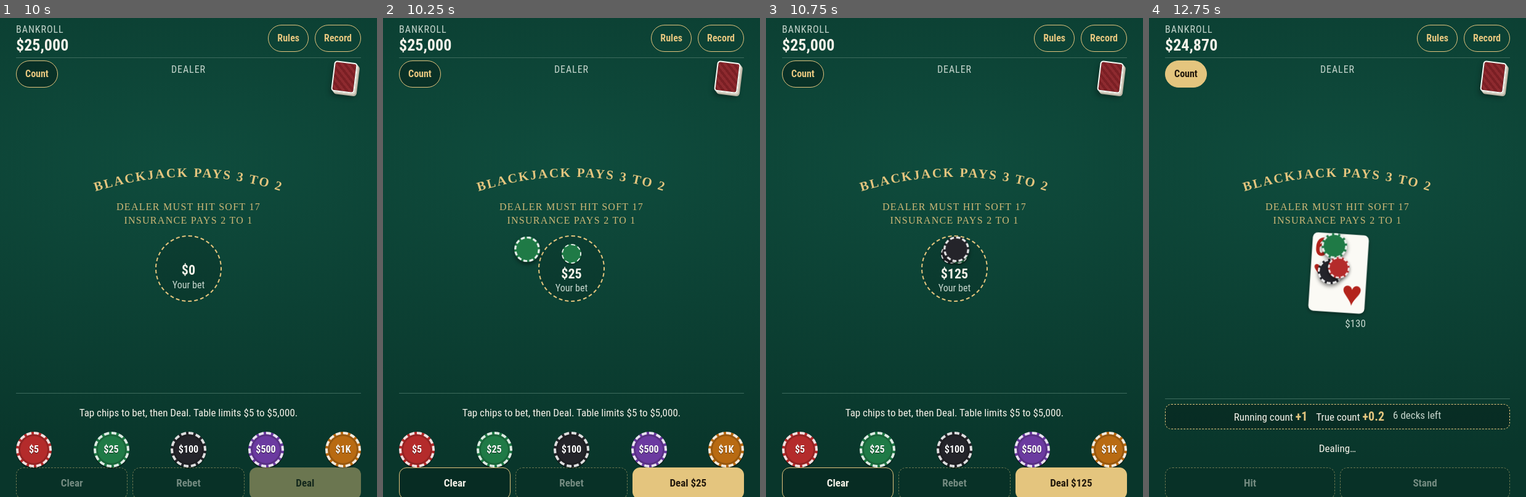
Above: before the commit, frames 1-4 (left to right).
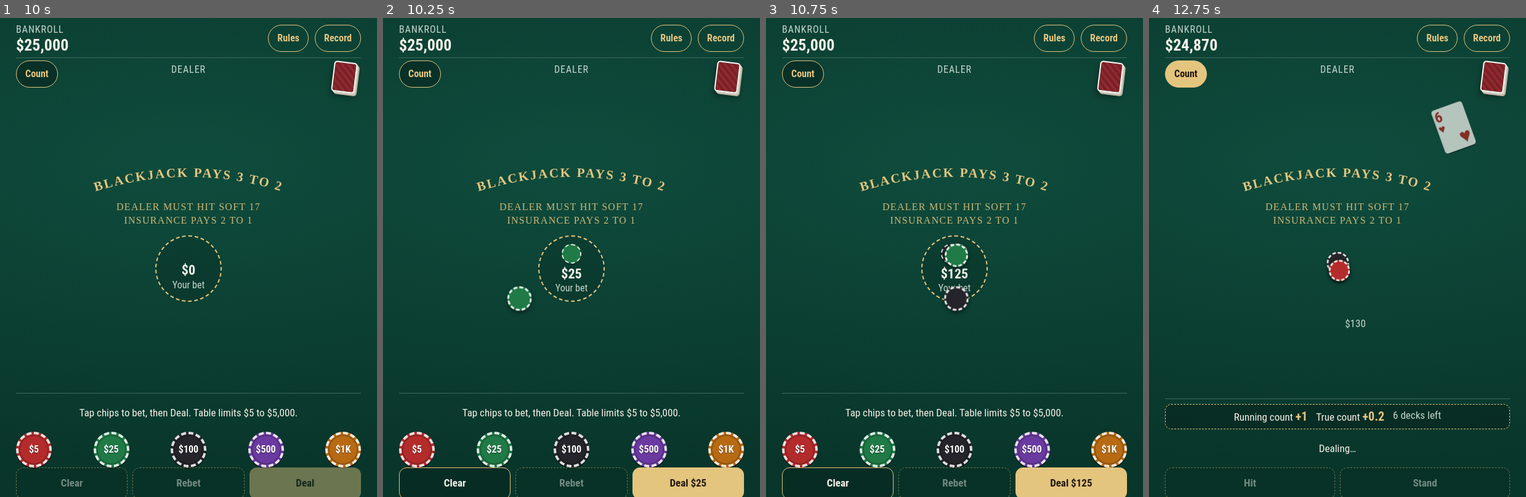
Above: after the commit, the same moments.

Repository: ahnnyc/Blackjack-
Game: browser game, page index.html
The game is run twice, just before and just after one commit, with the same random seed, the same clock (stepped at 60 frames per second) and the same inputs.
Inputs (mouse positions are in pixels of both pictures, inside the frame that each line leads up to):
- Up to frame 1 (10 s): move the mouse to (188, 185) at 1.07 s; click "$10,000" at 1.17 s; click (188, 319) at 1.67 s; move the mouse to (143, 176) at 2.07 s; click "$1,000" at 2.17 s; click (192, 391) at 2.67 s; type "9" at 2.67 s; tap Enter at 2.7, 3.7, 7.7, 8.2 s; move the mouse to (233, 176) at 3.07 s; click "$100" at 3.17 s; click (192, 391) at 3.67 s; type "3" at 3.67 s; move the mouse to (222, 185) at 4.07 s; click (188, 391) at 4.17 s; click "$500" at 4.67 s; move the mouse to (128, 190) at 5.07 s; click "$25,000" at 5.17 s; click "$10,000" at 5.67 s; move the mouse to (188, 171) at 6.07 s; click "$5,000" at 6.17 s; click "$25,000" at 6.67 s; move the mouse to (260, 180) at 7.07 s; click "$25,000" at 7.17 s; click (192, 391) at 7.67 s; type "9" at 7.67 s; move the mouse to (116, 180) at 8.07 s; click (192, 391) at 8.17 s; type "6" at 8.17 s; click (188, 348) at 8.67 s; move the mouse to (165, 195) at 9.07 s; click "$25,000" at 9.17 s; click "Sit down with $25,000" at 9.67 s
- Up to frame 2 (10.25 s): move the mouse to (594, 166) at 10.07 s; click "$25" at 10.17 s
- Up to frame 3 (10.75 s): click "$100" at 10.67 s
- Up to frame 4 (12.75 s): move the mouse to (1337, 185) at 11.07 s; click "$5" at 11.17 s; click "Count" at 11.67 s; click "Deal $130" at 11.77 s; move the mouse to (1292, 176) at 12.07 s; click "Record" at 12.17 s; click "Done" at 12.67 s

Frame 1 is identical in both runs. In frame 2, 0.6% of the frame differs, in the area x 32-42%, y 45-62%; in frame 3, 0.6%; in frame 4, 3.2%, in the area x 42-87%, y 17-62%.

Commit message:
Run the card and chip animations even with Reduce Motion on
A new Animations switch under Rules (on by default) decides, instead of the
phone's Reduce Motion setting. Movements are also a little slower.

Co-Authored-By: Claude Opus 5.5 <noreply@anthropic.com>
Claude-Session: https://claude.ai/code/session_01Ni3H8S74X4EXKLd9nbNY4b

Diff:
--- a/index.html
+++ b/index.html
@@ -185,7 +185,8 @@
 .amt-in input{flex:1;min-width:0;background:none;border:0;color:var(--text);font:inherit;font-size:24px;font-weight:700;outline:none}
 .err{color:var(--bad);font-size:16px;margin:0}
 .empty{color:var(--muted);font-size:16px;padding:10px 0}
-@media (prefers-reduced-motion: reduce){.card.flip{animation:none}.sw .trk::after{transition:none}}
+body.still .card.flip{animation:none}
+@media (prefers-reduced-motion: reduce){.sw .trk::after{transition:none}}
 </style>
 </head>
 <body>
@@ -294,7 +295,7 @@
 const LIMITS = [100, 500, 1000, 5000, 10000, 0];
 const DEFAULT_RULES = { h17:true, bj32:true, peek:true, insurance:true, evenMoney:true, doubleAny:true, das:true,
   resplit:true, resplitAces:false, hitSplitAces:false, splitTens:true, lateSurrender:true, earlySurrender:false,
-  charlie:false, push22:false, csm:false, totals:false };
+  charlie:false, push22:false, csm:false, totals:false, motion:true };
 const RULES = [
   { g:'Dealer', k:'h17', label:'Dealer hits soft 17', desc:'Off: the dealer stands on every 17.' },
   { g:'Dealer', k:'peek', label:'Dealer checks for blackjack', desc:'Off: no peek. If the dealer has blackjack, you lose doubles and splits too.' },
@@ -312,6 +313,7 @@
   { g:'Surrender', k:'lateSurrender', label:'Late surrender', desc:'Give up half your bet after the dealer checks for blackjack.' },
   { g:'Surrender', k:'earlySurrender', label:'Early surrender', desc:'Give up half before the dealer checks, even against a blackjack.' },
   { g:'Shoe', k:'csm', label:'Shuffle after every hand', desc:'Like a continuous shuffling machine.' },
+  { g:'Display', k:'motion', label:'Animations', desc:'Cards fly from the shoe and flip, and chips move on and off the table. Works even with the iPhone’s Reduce Motion turned on.' },
   { g:'Display', k:'totals', label:'Show hand totals', desc:'Off: count the cards yourself, as at a real table. Blackjack and Bust still show.' },
 ];
 const SUITS = ['♠','♥','♦','♣'];
@@ -319,8 +321,8 @@
 const RES_WORD = { win:'Win', lose:'Lose', bust:'Bust', push:'Push', bj:'Blackjack', sur:'Surrendered', charlie:'Five-card Charlie', em:'Even money' };
 const LS_STATE = 'bj.state.v1', LS_HIST = 'bj.history.v1';
 const CHUNK = 200;
-const reduced = matchMedia('(prefers-reduced-motion: reduce)').matches;
-const D = reduced ? 140 : 420;
+let reduced = false, D = 480;   // set from the Animations switch on every draw
+function applyMotion(){ reduced = !rules().motion; D = reduced ? 140 : 480; document.body.classList.toggle('still', reduced); }
 
 /* ---------- state ---------- */
 let S = freshState(1000);
@@ -670,7 +672,7 @@
       { transform: `translate(${from.x - to.x}px, ${from.y - to.y}px) rotate(-28deg) scale(.45)`, opacity: .6 },
       { transform: 'rotate(4deg) scale(1.04)', opacity: 1, offset: .82 },
       { transform: 'none', opacity: 1 }
-    ], { duration: 440, easing: 'cubic-bezier(.2,.7,.25,1)' });
+    ], { duration: 560, easing: 'cubic-bezier(.2,.7,.25,1)' });
   });
 }
 function flyChips(fromX, toX, amount, opts = {}){
@@ -683,7 +685,7 @@
       { transform: `translate(${a.x}px, ${a.y}px) scale(.9)`, opacity: 1 },
       { transform: `translate(${(a.x + b.x) / 2}px, ${Math.min(a.y, b.y) - lift}px) scale(1.15)`, opacity: 1, offset: .5 },
       { transform: `translate(${b.x}px, ${b.y - k * 3}px) scale(1)`, opacity: opts.fade ? 0 : 1 }
-    ], { duration: 460, delay: (opts.delay || 0) + k * 70, easing: 'cubic-bezier(.3,.6,.3,1)', fill: 'both' });
+    ], { duration: 600, delay: (opts.delay || 0) + k * 90, easing: 'cubic-bezier(.3,.6,.3,1)', fill: 'both' });
     anim.onfinish = () => { c.remove(); res(); };
     anim.oncancel = () => { c.remove(); res(); };
   })));
@@ -692,7 +694,7 @@
   const el = $('bankAmt');
   if (reduced || from === to){ el.textContent = money(to); return Promise.resolve(); }
   return new Promise(res => {
-    const t0 = performance.now(), dur = 650;
+    const t0 = performance.now(), dur = 900;
     const step = t => {
       const k = Math.min(1, (t - t0) / dur), e = 1 - Math.pow(1 - k, 3);
       el.textContent = money(cents(from + (to - from) * e));
@@ -768,6 +770,7 @@
   return st;
 }
 function render(){
+  applyMotion();
   if (S.round && !R) R = S.round;
   $('bankAmt').textContent = money(R && R.countFrom != null ? R.countFrom : S.bankroll);
   renderPrint();
--- a/sw.js
+++ b/sw.js
@@ -1,6 +1,6 @@
 // Keeps the game on the phone so it opens with no internet connection.
 // Change VERSION whenever index.html changes, so phones pick up the new copy.
-const VERSION = 'bj-2026-11-24.4';
+const VERSION = 'bj-2026-11-24.5';
 const CORE = ['./', 'index.html', 'manifest.webmanifest', 'icon-180.png', 'icon-192.png', 'icon-512.png'];
 
 self.addEventListener('install', e => {
--- a/tools/game.html
+++ b/tools/game.html
@@ -170,7 +170,8 @@
 .amt-in input{flex:1;min-width:0;background:none;border:0;color:var(--text);font:inherit;font-size:24px;font-weight:700;outline:none}
 .err{color:var(--bad);font-size:16px;margin:0}
 .empty{color:var(--muted);font-size:16px;padding:10px 0}
-@media (prefers-reduced-motion: reduce){.card.flip{animation:none}.sw .trk::after{transition:none}}
+body.still .card.flip{animation:none}
+@media (prefers-reduced-motion: reduce){.sw .trk::after{transition:none}}
 </style>
 
 <div id="app">
@@ -278,7 +279,7 @@
 const LIMITS = [100, 500, 1000, 5000, 10000, 0];
 const DEFAULT_RULES = { h17:true, bj32:true, peek:true, insurance:true, evenMoney:true, doubleAny:true, das:true,
   resplit:true, resplitAces:false, hitSplitAces:false, splitTens:true, lateSurrender:true, earlySurrender:false,
-  charlie:false, push22:false, csm:false, totals:false };
+  charlie:false, push22:false, csm:false, totals:false, motion:true };
 const RULES = [
   { g:'Dealer', k:'h17', label:'Dealer hits soft 17', desc:'Off: the dealer stands on every 17.' },
   { g:'Dealer', k:'peek', label:'Dealer checks for blackjack', desc:'Off: no peek. If the dealer has blackjack, you lose doubles and splits too.' },
@@ -296,6 +297,7 @@
   { g:'Surrender', k:'lateSurrender', label:'Late surrender', desc:'Give up half your bet after the dealer checks for blackjack.' },
   { g:'Surrender', k:'earlySurrender', label:'Early surrender', desc:'Give up half before the dealer checks, even against a blackjack.' },
   { g:'Shoe', k:'csm', label:'Shuffle after every hand', desc:'Like a continuous shuffling machine.' },
+  { g:'Display', k:'motion', label:'Animations', desc:'Cards fly from the shoe and flip, and chips move on and off the table. Works even with the iPhone’s Reduce Motion turned on.' },
   { g:'Display', k:'totals', label:'Show hand totals', desc:'Off: count the cards yourself, as at a real table. Blackjack and Bust still show.' },
 ];
 const SUITS = ['♠','♥','♦','♣'];
@@ -303,8 +305,8 @@
 const RES_WORD = { win:'Win', lose:'Lose', bust:'Bust', push:'Push', bj:'Blackjack', sur:'Surrendered', charlie:'Five-card Charlie', em:'Even money' };
 const LS_STATE = 'bj.state.v1', LS_HIST = 'bj.history.v1';
 const CHUNK = 200;
-const reduced = matchMedia('(prefers-reduced-motion: reduce)').matches;
-const D = reduced ? 140 : 420;
+let reduced = false, D = 480;   // set from the Animations switch on every draw
+function applyMotion(){ reduced = !rules().motion; D = reduced ? 140 : 480; document.body.classList.toggle('still', reduced); }
 
 /* ---------- state ---------- */
 let S = freshState(1000);
@@ -654,7 +656,7 @@
       { transform: `translate(${from.x - to.x}px, ${from.y - to.y}px) rotate(-28deg) scale(.45)`, opacity: .6 },
       { transform: 'rotate(4deg) scale(1.04)', opacity: 1, offset: .82 },
       { transform: 'none', opacity: 1 }
-    ], { duration: 440, easing: 'cubic-bezier(.2,.7,.25,1)' });
+    ], { duration: 560, easing: 'cubic-bezier(.2,.7,.25,1)' });
   });
 }
 function flyChips(fromX, toX, amount, opts = {}){
@@ -667,7 +669,7 @@
       { transform: `translate(${a.x}px, ${a.y}px) scale(.9)`, opacity: 1 },
       { transform: `translate(${(a.x + b.x) / 2}px, ${Math.min(a.y, b.y) - lift}px) scale(1.15)`, opacity: 1, offset: .5 },
       { transform: `translate(${b.x}px, ${b.y - k * 3}px) scale(1)`, opacity: opts.fade ? 0 : 1 }
-    ], { duration: 460, delay: (opts.delay || 0) + k * 70, easing: 'cubic-bezier(.3,.6,.3,1)', fill: 'both' });
+    ], { duration: 600, delay: (opts.delay || 0) + k * 90, easing: 'cubic-bezier(.3,.6,.3,1)', fill: 'both' });
     anim.onfinish = () => { c.remove(); res(); };
     anim.oncancel = () => { c.remove(); res(); };
   })));
@@ -676,7 +678,7 @@
   const el = $('bankAmt');
   if (reduced || from === to){ el.textContent = money(to); return Promise.resolve(); }
   return new Promise(res => {
-    const t0 = performance.now(), dur = 650;
+    const t0 = performance.now(), dur = 900;
     const step = t => {
       const k = Math.min(1, (t - t0) / dur), e = 1 - Math.pow(1 - k, 3);
       el.textContent = money(cents(from + (to - from) * e));
@@ -752,6 +754,7 @@
   return st;
 }
 function render(){
+  applyMotion();
   if (S.round && !R) R = S.round;
   $('bankAmt').textContent = money(R && R.countFrom != null ? R.countFrom : S.bankroll);
   renderPrint();
